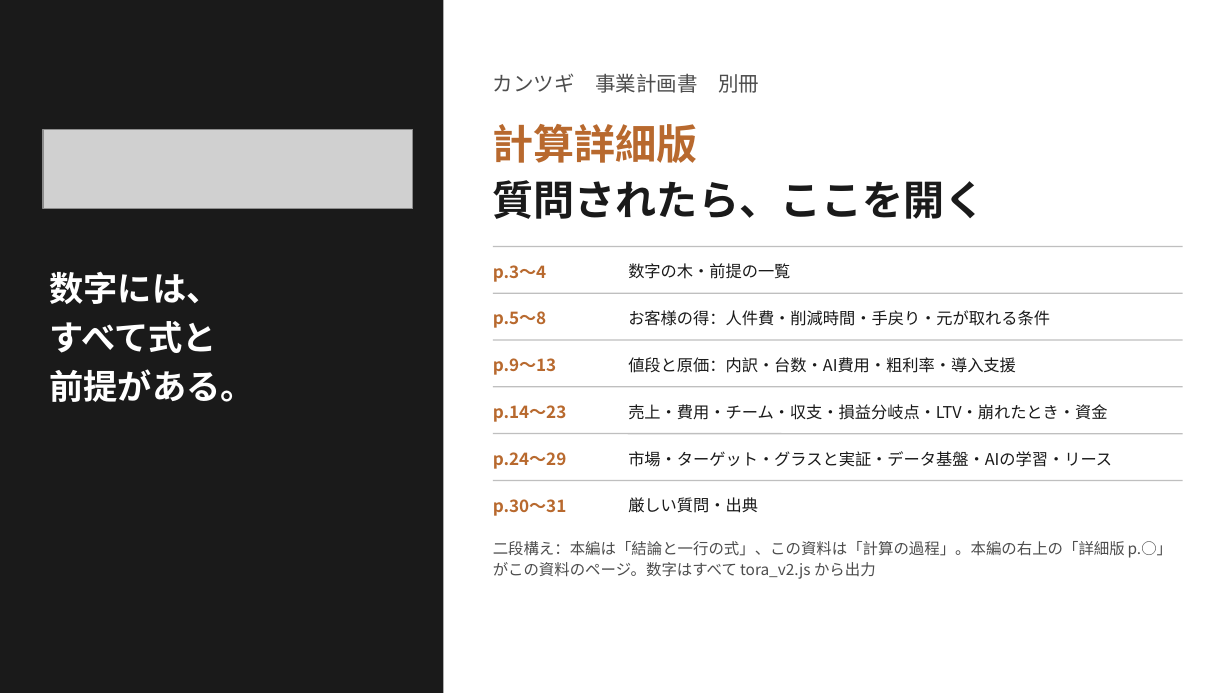
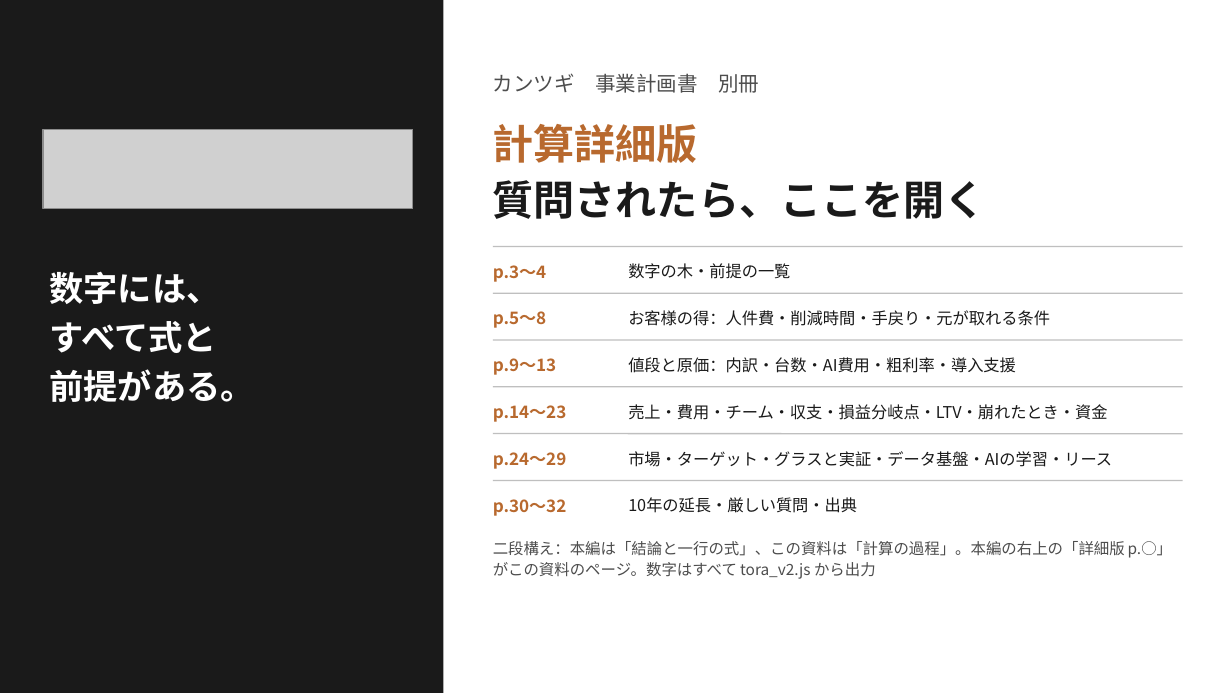
Before and after one commit to SEITOSHIKI/-ai-commute-audio-, a slide deck: slide 1 of deck/カンツギ_事業計画書_計算詳細版.pptx. Drawn at 1232x693 pixels with LibreOffice and Linux fonts; fonts in the diff are those of the drawing; grey boxes stand for pictures; background and template pictures are left out. Boxes give left, top, right and bottom in pixels: in the first picture for what was removed or moved away, otherwise in the second. Text is boxed around its words. In the diff, an @@ line names an element or a change of style, - is before the commit and + after.

```diff
--- a/deck/カンツギ_事業計画書_計算詳細版.pptx
+++ b/deck/カンツギ_事業計画書_計算詳細版.pptx
@@ text at (493,499,567,516): text changed @@
-p.30〜31
+p.30〜32
@@ text at (628,497,857,513): text changed @@
-厳しい質問・出典
+10年の延長・厳しい質問・出典
```
Also in this commit, not shown: 5 other slides changed, 1 slide added, 12 other files.
